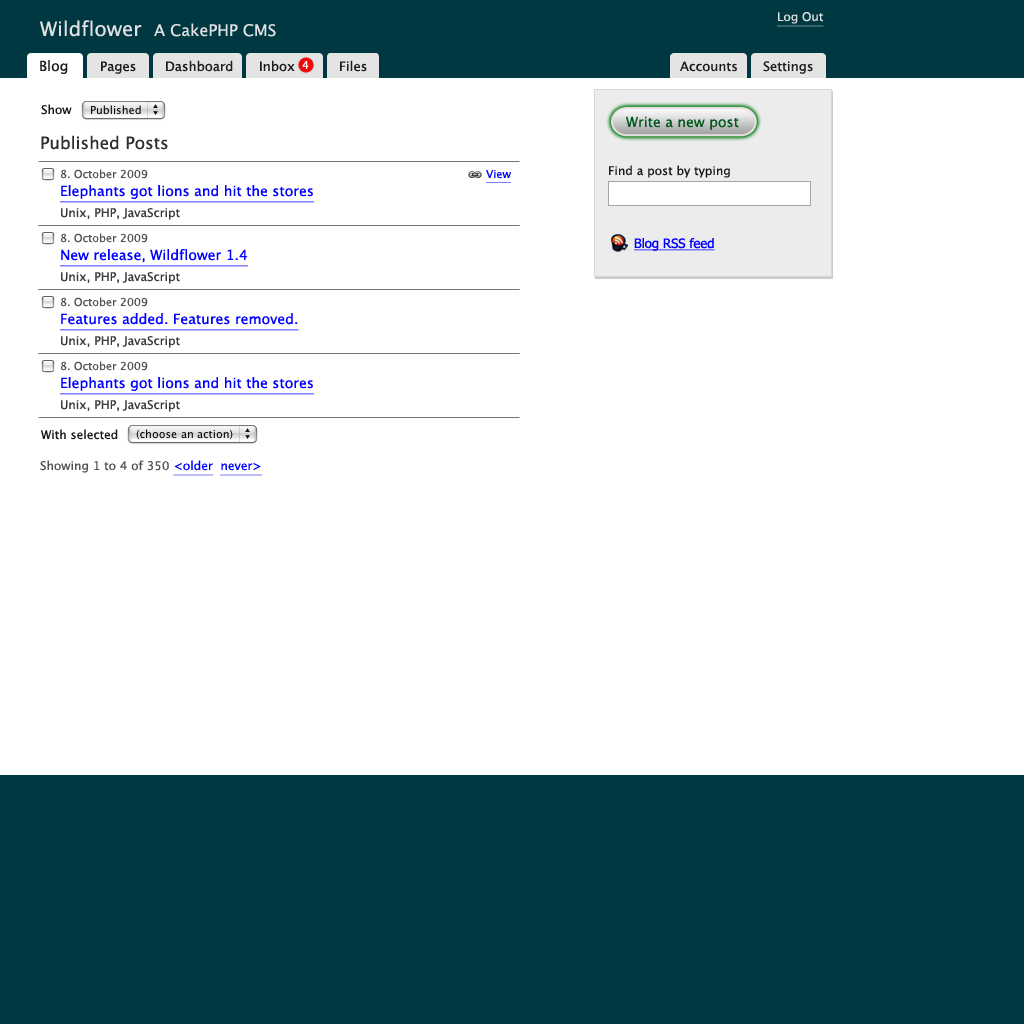
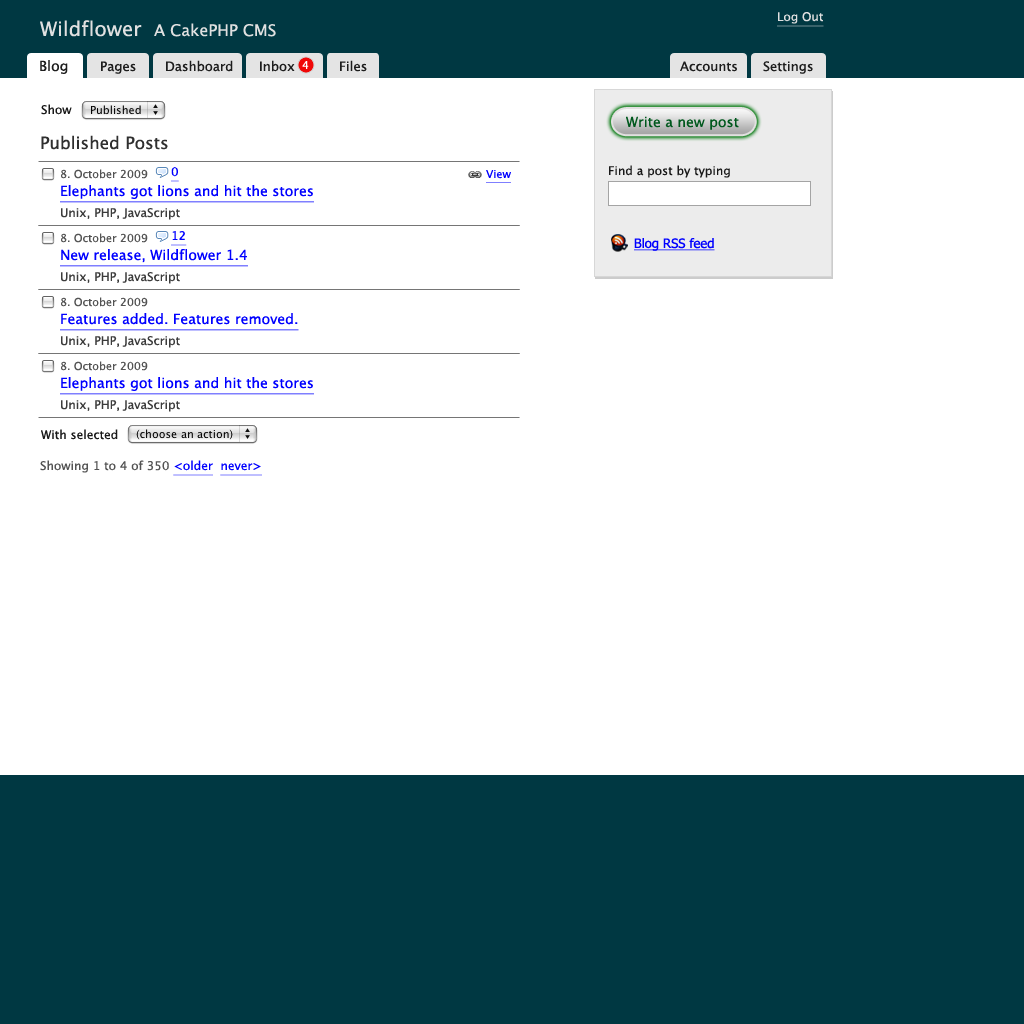
Before/after of a 1024px x 1024px layered artwork. What changed in the layer stack:
added group "comments kopie" with 2 layers in group "a post kopie" over (155, 231, 187, 246)
added layer "12" in group "comments kopie" over (171, 231, 187, 246)
added layer "Vrstva 5 kopie" in group "comments kopie" over (155, 231, 169, 242)
added group "comments" with 2 layers in group "a post" over (155, 167, 179, 182)
added layer "0" in group "comments" over (171, 167, 179, 182)
added layer "Vrstva 5" in group "comments" over (155, 167, 169, 178)
